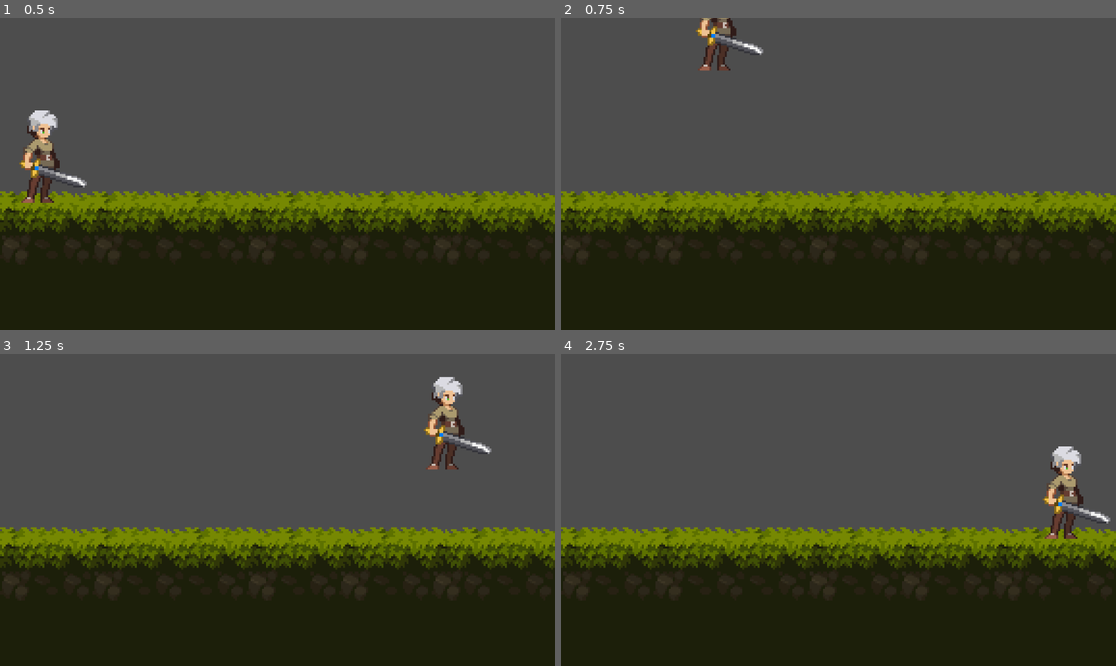
Above: before the commit, frames 1-4 (two rows, left to right).
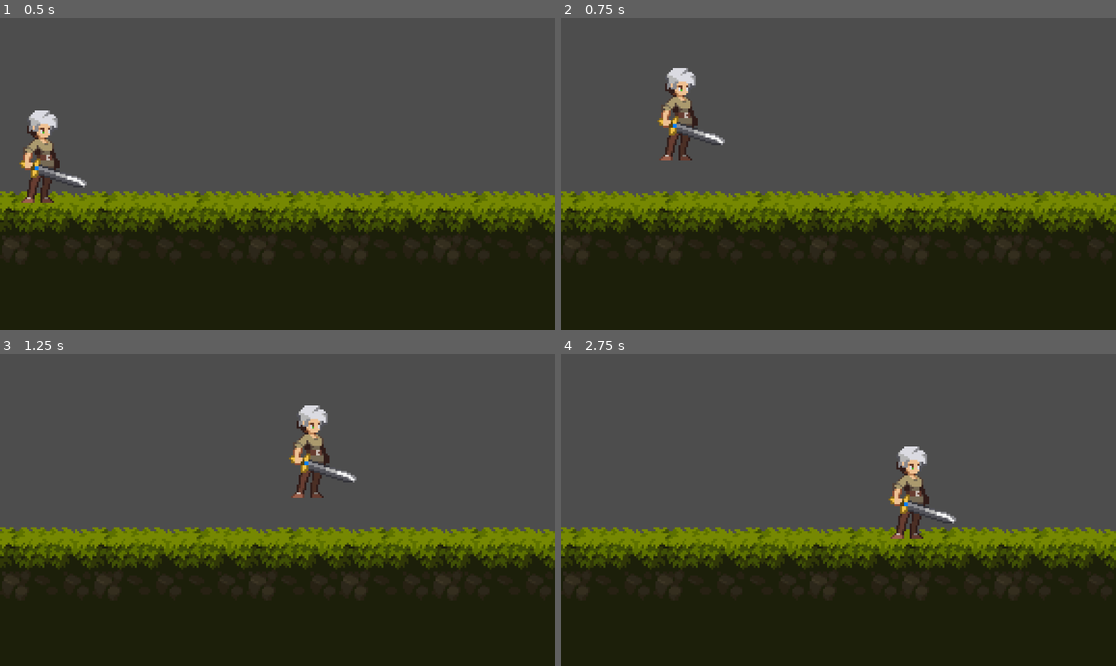
Above: after the commit, the same moments.

Repository: chrjadams/platformer
Game: Godot game, scene res://testlevel.tscn
The game is run twice, just before and just after one commit, with the same random seed, the same clock (stepped at 60 frames per second) and the same inputs.
Inputs:
- Up to frame 1 (0.5 s): no input
- Up to frame 2 (0.75 s): tap Enter (ui_accept) at 0.5, 0.6 s; hold Right (ui_right) from 0.53 s (still down)
- Up to frame 3 (1.25 s): keep holding Right (ui_right); tap Enter (ui_accept) at 0.77, 1.07 s
- Up to frame 4 (2.75 s): tap Enter (ui_accept) at 1.35, 1.52, 1.82, 2.1 s; release Right (ui_right) at 2.03 s; hold Left (ui_left) from 2.03 s (still down)

Frame 1 is identical in both runs. In frame 2, 2.1% of the frame differs, in the area x 17-37%, y 0-46%; in frame 3, 2.7%, in the area x 52-89%, y 7-47%; in frame 4, 2.7%.

Commit message:
player script change

Diff:
--- a/characters/player.gd
+++ b/characters/player.gd
@@ -1,8 +1,8 @@
 extends CharacterBody2D
 
 
-const SPEED = 300.0
-const JUMP_VELOCITY = -400.0
+@export var speed : float = 200.0
+@export var jump_velocity : float = -200.0
 
 # Get the gravity from the project settings to be synced with RigidBody nodes.
 var gravity = ProjectSettings.get_setting("physics/2d/default_gravity")
@@ -15,14 +15,14 @@
 
 	# Handle jump.
 	if Input.is_action_just_pressed("ui_accept") and is_on_floor():
-		velocity.y = JUMP_VELOCITY
+		velocity.y = jump_velocity
 
 	# Get the input direction and handle the movement/deceleration.
 	# As good practice, you should replace UI actions with custom gameplay actions.
 	var direction = Input.get_axis("ui_left", "ui_right")
 	if direction:
-		velocity.x = direction * SPEED
+		velocity.x = direction * speed
 	else:
-		velocity.x = move_toward(velocity.x, 0, SPEED)
+		velocity.x = move_toward(velocity.x, 0, speed)
 
 	move_and_slide()
